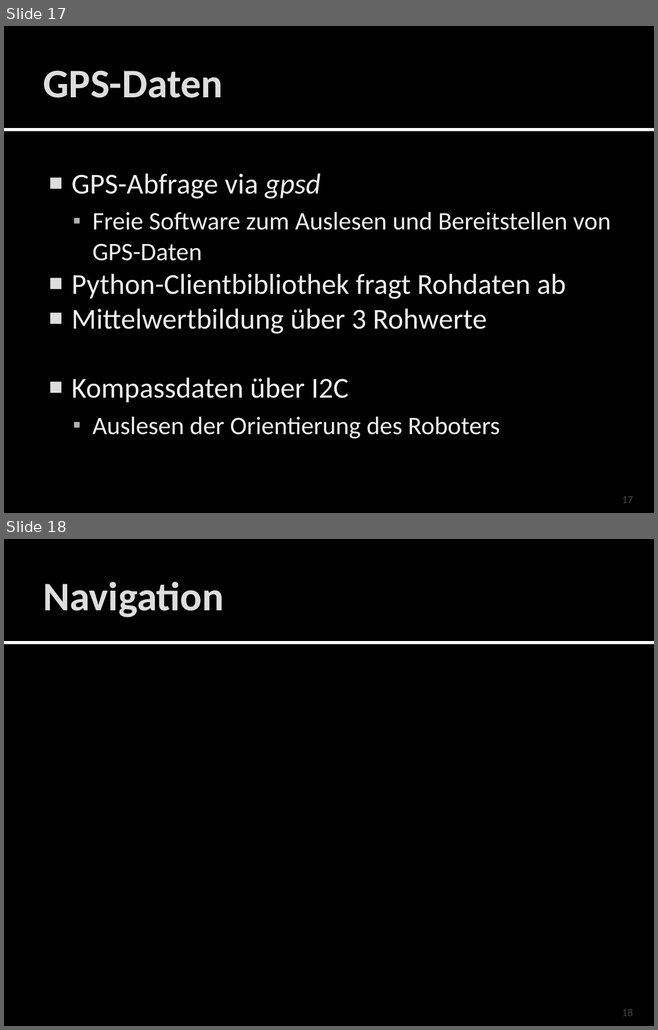
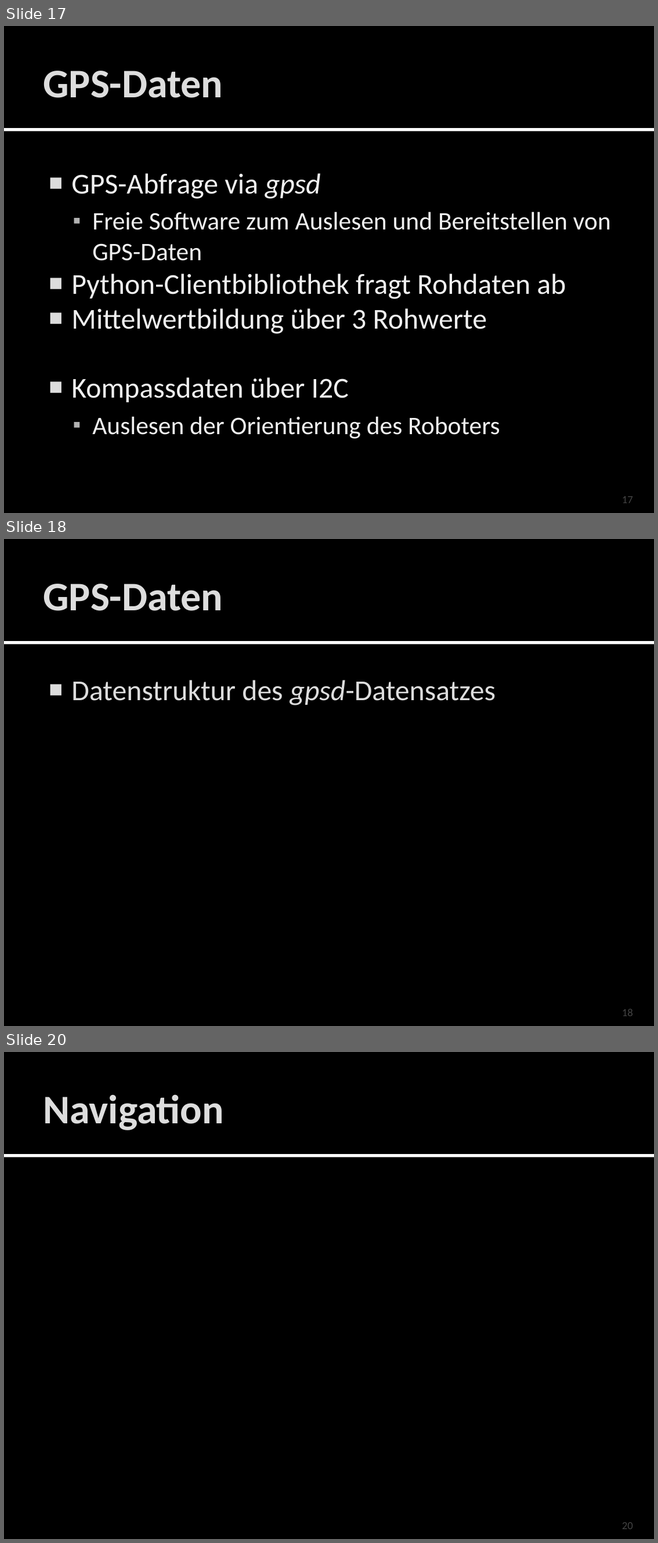
Before and after one commit to Xjs/robotik, a slide deck: GPS auf Rädern (FP).pptx. Shown one above the other, each under a label of ours: slides 17 and 18 before the commit, slides 17, 18 and 20 after it; the slides between them are not shown. The pictures are 658x1030 and 658x1543 pixels, drawn with LibreOffice and Linux fonts; fonts in the diff are those of the drawing; background and template pictures are left out. Boxes give left, top, right and bottom in pixels: in the first picture for what was removed or moved away, otherwise in the second. Text is boxed around its words. In the diff, an @@ line names an element or a change of style, - is before the commit and + after.

```diff
--- a/GPS auf Rädern (FP).pptx
+++ b/GPS auf Rädern (FP).pptx
@@ slide 18 added at (4,539,654,1026), background #000000; not listed: 2 template elements that a slide beside it also shows @@
@@ title added at (43,584,223,611), 45 pt, text #DDDDDD, bold @@
+GPS-Daten
@@ text added at (71,680,496,705), 32 pt, text #DDDDDD @@
+■ Datenstruktur des gpsd-Datensatzes
@@ page number added at (622,1009,633,1016), 12 pt, text #454545 @@
+18
@@ what was slide 18 is now slide 20 @@
@@ page number at (622,1522,633,1529): text changed @@
-18
+20
```
Also in this commit, not shown: 2 slides changed, 3 other slides added, 1 other file.
